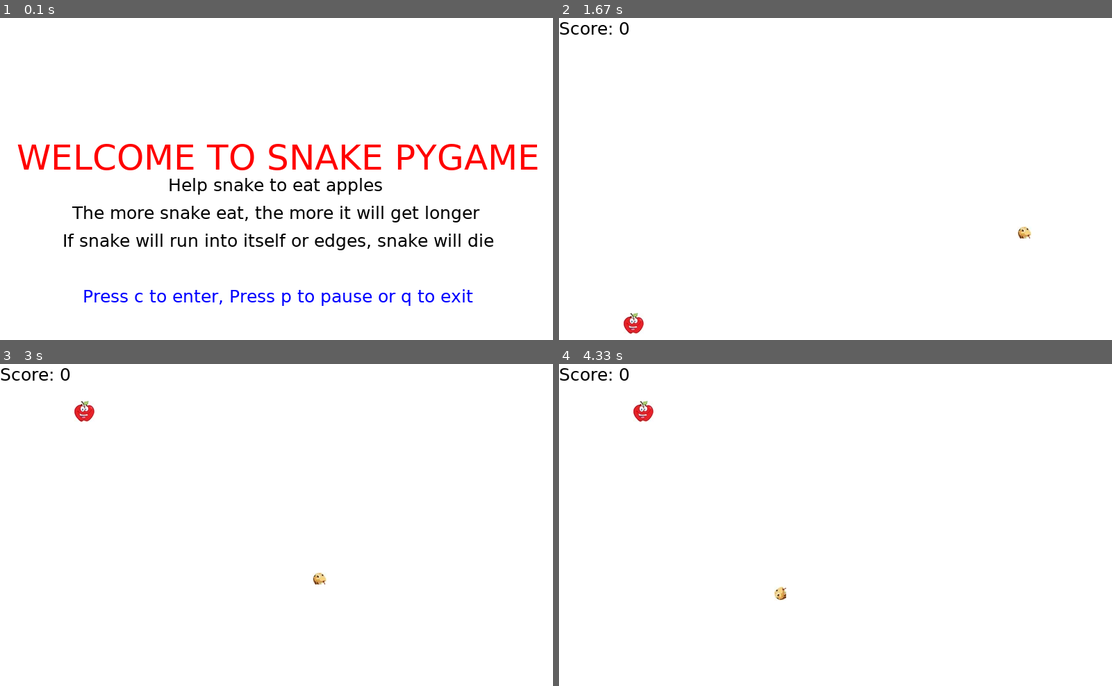
Above: before the commit, frames 1-4 (two rows, left to right).
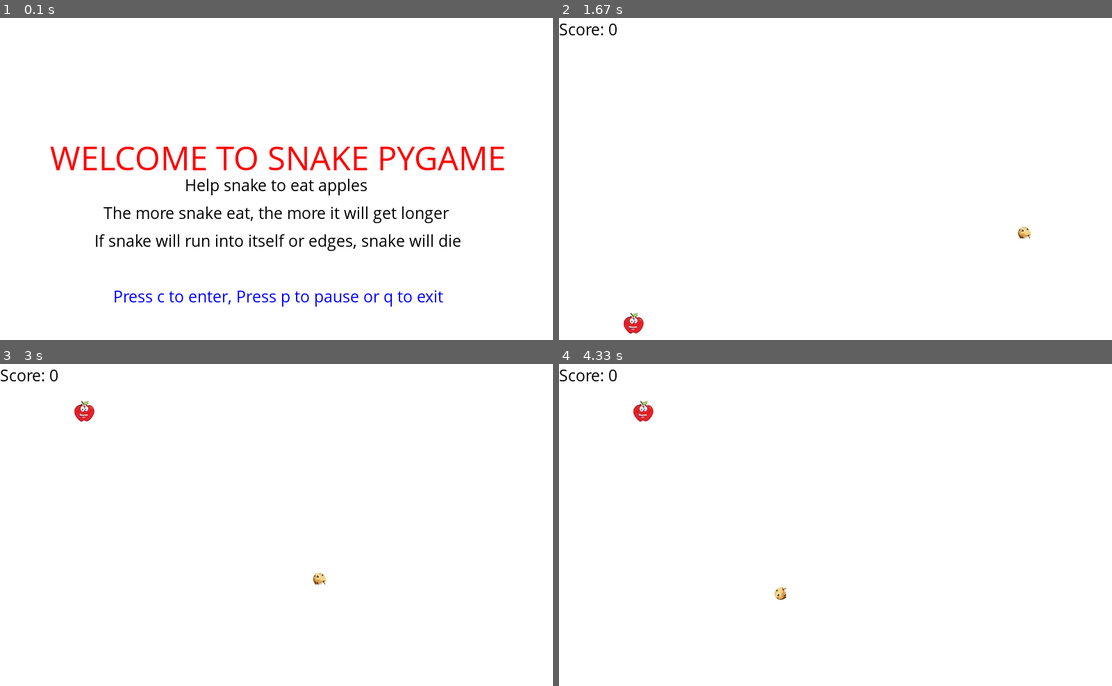
Above: after the commit, the same moments.

Repository: 009shanshukla/Snake_PyGame
Game: pygame game, started from init.py
Two runs of this game, one before a commit and one after it. Both use one fixed random seed, a clock stepped at 60 frames per second and the inputs below.
Inputs:
- Up to frame 1 (0.1 s): no input
- Up to frame 2 (1.67 s): tap C at 0.33, 1, 1.48 s; tap P at 0.67 s; hold Right from 1.33 s (still down)
- Up to frame 3 (3 s): release Right at 1.8 s; hold Up 1.83-2.13 s; hold Right 2.17-2.63 s; hold Left from 2.67 s (still down); tap C at 2.82 s
- Up to frame 4 (4.33 s): release Left at 3.2 s; hold Down 3.23-3.53 s; hold Left 3.57-3.97 s; hold Up from 4 s (still down); tap C at 4.15 s

The runs differ from the first frame. In frame 1, 8.3% of the frame differs, in the area x 3-98%, y 39-90%; in frame 2, 0.2%; in frame 3, 0.2%; in frame 4, 0.2%.

Commit message:
Final commit

Diff:
--- a/init.py
+++ b/init.py
@@ -40,9 +40,9 @@
 FPS = 20    ## frame per second
 
 ### font object initialization using system font
-SmallFont = pygame.font.SysFont("DejaVuSans", 25)
-MedFont = pygame.font.SysFont("DejaVuSans", 50)
-LargeFont = pygame.font.SysFont("DejaVuSans", 80)
+SmallFont = pygame.font.SysFont("comicsansms", 25)
+MedFont = pygame.font.SysFont("comicsansms", 50)
+LargeFont = pygame.font.SysFont("comicsansms", 80)
 
 
 ### opening screen of game
@@ -129,6 +129,8 @@
 ### pausing the screen
 def pause():
 	paused = True
+	message_to_screen("Paused", red, -100, "large")
+	message_to_screen("Press c to continue or q to quit", black, -20)
 
 	while paused:
 		for event in pygame.event.get():
@@ -143,9 +145,6 @@
 				elif event.key == pygame.K_c:
 					paused = False
 
-		GameDisplay.fill(white)
-		message_to_screen("Paused", red, -100, "large")
-		message_to_screen("Press c to continue or q to quit", black, -20)
 		pygame.display.update()
 
 
@@ -167,15 +166,14 @@
 
 	RandAppleX, RandAppleY = AppleLocGen()
 
-	while not GameExit:
-
-		### if game is over
+	while GameExit != True:
+		if GameOver == True:
+			message_to_screen("You Loose", red, -50,
+							  FontSize="medium")  ### -50 is telling y-displacement from the centre of text
+			message_to_screen("Press c to continue or q to quit", black, 50, FontSize="small")
+			pygame.display.update()
+
 		while GameOver == True:
-			GameDisplay.fill(white)
-			message_to_screen("You Loose", red, -50, FontSize = "medium")   ### -50 is telling y-displacement from the centre of text
-			message_to_screen("Press c to continue or q to quit", black, 50, FontSize = "small")
-			pygame.display.update()
-
 			### if c ,q our quit is pressed
 			for event in pygame.event.get():
 				if event.type == pygame.QUIT:
Not shown, added: Windows 64 bit Snake Game Application/Snake Py_Game-0.0.0-amd64.msi
